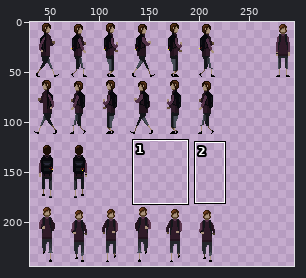
Edited in one commit: pixel-art file (src/LostAndFound.Core/Assets/Images/Player/PlayerAnimations.aseprite). The picture above shows the old version from afar; the outline marks the close-up.
Close-up. Old version:
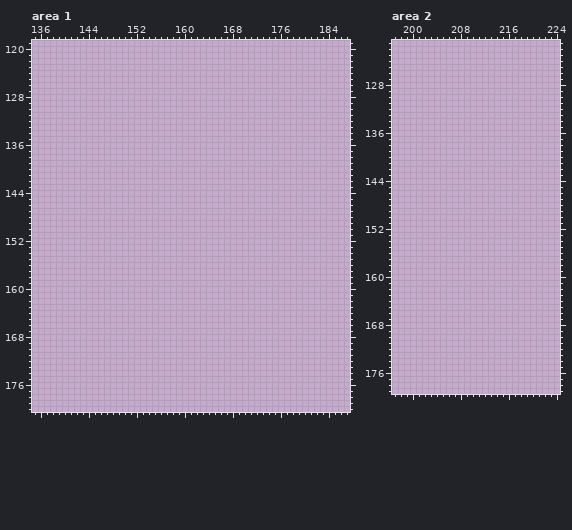
300x300 pixels, 1 frame. Colours within 5 levels of each other are drawn and written as one. Shown: area 1: x 135..187, y 119..180; area 2: x 197..224, y 121..179. The wide view leaves out empty margins. The commit also changed other parts of the picture, which this record leaves out.
The same view after the edit:
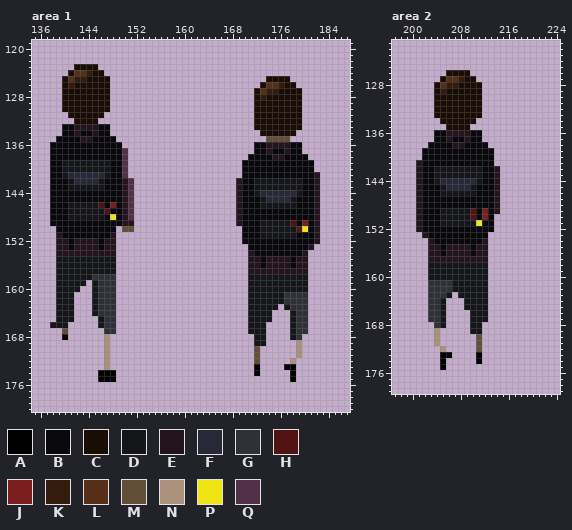
Palette (. is transparent): A #000000  B #08080d  C #1a0d05  D #14161a  E #23141e  F #282838  G #2e3138  H #521313  J #7d1e1e  K #341c0c  L #563016  M #634e38  N #a9917b  P #eee414  Q #523148
Diff:
Area 1:
y 123: x 142..145 .... -> CCCC
y 124: x 141..146 ...... -> CLLKCC
y 125: x 140..147 ........ -> CLKKCCCC; x 174..177 .... -> CCCC
y 126: x 140..147 ........ -> CKCCCCCC; x 173..178 ...... -> CLLKCC
y 127: x 140..147 ........ -> CCCCCCCC; x 172..179 ........ -> CLKKCCCC
y 128: x 140..147 ........ -> CCCCCCCC; x 172..179 ........ -> CKCCCCCC
y 129..130: x 140..147 ........ -> CCCCCCCC; x 172..179 ........ -> CCCCCCCC
y 131: x 141..146 ...... -> CCCCCC; x 172..179 ........ -> CCCCCCCC
y 132: x 142..145 .... -> CCCC; x 172..179 ........ -> CCCCCCCC
y 133: x 140..147 ........ -> BBEEEEBB; x 172..179 ........ -> CCCCCCCC
y 134: x 140..147 ........ -> BBEBBEBB; x 173..178 ...... -> CCCCCC
y 135: x 139..148 .......... -> BBBBEEBBBB; x 174..177 .... -> MMMM
y 136: x 138..149 ............ -> BBBBBBBBBBBB; x 172..179 ........ -> BBEEEEBB
y 137: x 138..150 ............. -> BBBBBBBBBBBBQ; x 172..179 ........ -> BBEBBEBB
y 138: x 138..150 ............. -> BBBBBBBBBBBBQ; x 171..180 .......... -> BBBBEEBBBB
y 139..140: x 138..150 ............. -> BBDDDDDDDDBBQ; x 170..181 ............ -> BBBBBBBBBBBB
y 141: x 138..150 ............. -> BBDFFFFFFDBBQ; x 170..182 ............. -> BBBBBBBBBBBBE
y 142: x 138..151 .............. -> BBBDFFFFDBBBEQ; x 169..182 .............. -> EBBDDDDDDDDBBE
y 143: x 138..151 .............. -> BBBDDDDDDBBBEQ; x 169..182 .............. -> EBBDDDDDDDDBBE
y 144: x 138..151 .............. -> BBBBBBBBBBBBEQ; x 169..182 .............. -> EBBDFFFFFFDBBE
y 145: x 138..151 .............. -> BBBBBBBBBBBBEQ; x 169..182 .............. -> EBBBDFFFFDBBBE
y 146: x 138..151 .............. -> BBBDDDDDHBJBEQ; x 169..182 .............. -> EBBBDDDDDDBBBE
y 147: x 138..151 .............. -> BBBDDDDDDHBBEQ; x 169..182 .............. -> EBBBBBBBBBBBBE
y 148: x 138..151 .............. -> BBBDDDDDDBPBEQ; x 169..182 .............. -> EBBBBBBBBBBBBE
y 149: x 138..151 .............. -> BBBBBBBBBBBBEE; x 169..182 .............. -> EBBBDDDDDHBJBE
y 150: x 139..148 .......... -> BBBBBBBBBB; x 150..151 .. -> MM; x 170..182 ............. -> BBBDDDDDDHPBE
y 151: x 139..148 .......... -> EBBBBBBBBE; x 170..182 ............. -> BBBDDDDDDBBBE
y 152: x 139..148 .......... -> EEBEEEEBEE; x 170..182 ............. -> BBBBBBBBBBBBE
y 153: x 139..148 .......... -> EEBEEEEBEE; x 171..181 ........... -> BBBBBBBBBBE
y 154: x 139..148 .......... -> EEEEEEEEEE; x 171..180 .......... -> EBBBBBBBBE
y 155..156: x 139..148 .......... -> DDDDDDDDDD; x 171..180 .......... -> EEBEEEEBEE
y 157: x 139..148 .......... -> DDDDDDDDDD; x 171..180 .......... -> EEEEEEEEEE
y 158: x 139..148 .......... -> DDDDDDGGGG; x 171..180 .......... -> DDDDDDDDDD
y 159: x 139..143 ..... -> DDDDD; x 145..148 .... -> DGGG; x 171..180 .......... -> DDDDDDDDDD
y 160: x 139..142 .... -> DDDD; x 145..148 .... -> DGGG; x 171..180 .......... -> DDDDDDDDDD
y 161..162: x 139..141 ... -> DDD; x 145..148 .... -> DGGG; x 171..180 .......... -> DDDDDDGGGG
y 163: x 139..141 ... -> DDD; x 145..148 .... -> DGGG; x 171..175 ..... -> DDDDD; x 177..180 .... -> DGGG
y 164: x 139..141 ... -> DDD; x 145..148 .... -> DGGG; x 171..174 .... -> DDDD; x 178..180 ... -> DGG
y 165: x 139..141 ... -> DDD; x 146..148 ... -> DGG; x 171..174 .... -> DDDD; x 178..180 ... -> DGG
y 166: x 138..140 ... -> DDD; x 146..148 ... -> DGG; x 171..173 ... -> DDD; x 178..180 ... -> DGG
y 167: x 140 . -> M; x 147..148 .. -> GG; x 171..173 ... -> DDD; x 178..180 ... -> DGG
y 168: x 140 . -> A; x 147 . -> N; x 172..173 .. -> DD; x 178..179 .. -> DG
y 169: x 147 . -> N; x 172..173 .. -> DD; x 179 . -> N
y 170..171: x 147 . -> N; x 172 . -> M; x 179 . -> N
y 172: x 147 . -> N; x 172 . -> M; x 178 . -> N
y 173: x 147 . -> N; x 172 . -> A; x 177..178 .. -> AA
y 174: x 146..148 ... -> AAA; x 172 . -> A; x 178 . -> A
y 175: x 146..148 ... -> AAA; x 178 . -> A
Area 2:
y 126: x 206..209 .... -> CCCC
y 127: x 205..210 ...... -> CLLKCC
y 128: x 204..211 ........ -> CLKKCCCC
y 129: x 204..211 ........ -> CKCCCCCC
y 130..133: x 204..211 ........ -> CCCCCCCC
y 134: x 205..210 ...... -> CCCCCC
y 135: x 206..209 .... -> CCCC
y 136: x 204..211 ........ -> BBEEEEBB
y 137: x 204..211 ........ -> BBEBBEBB
y 138: x 203..212 .......... -> BBBBEEBBBB
y 139..140: x 202..213 ............ -> BBBBBBBBBBBB
y 141: x 201..213 ............. -> EBBBBBBBBBBBB
y 142..143: x 201..214 .............. -> EBBDDDDDDDDBBE
y 144: x 201..214 .............. -> EBBDFFFFFFDBBE
y 145: x 201..214 .............. -> EBBBDFFFFDBBBE
y 146: x 201..214 .............. -> EBBBDDDDDDBBBE
y 147..148: x 201..214 .............. -> EBBBBBBBBBBBBE
y 149: x 201..214 .............. -> EBBBDDDDDHBJBE
y 150: x 201..213 ............. -> EBBBDDDDDHBJB
y 151: x 201..213 ............. -> EBBBDDDDDDPBB
y 152: x 201..213 ............. -> EBBBBBBBBBBBB
y 153: x 202..212 ........... -> EBBBBBBBBBB
y 154: x 203..212 .......... -> EBBBBBBBBE
y 155..156: x 203..212 .......... -> EEBEEEEBEE
y 157: x 203..212 .......... -> EEEEEEEEEE
y 158..160: x 203..212 .......... -> DDDDDDDDDD
y 161..162: x 203..212 .......... -> GGGGDDDDDD
y 163: x 203..206 .... -> GGGD; x 208..212 ..... -> DDDDD
y 164..165: x 203..205 ... -> GGD; x 209..212 .... -> DDDD
y 166..167: x 203..205 ... -> GGD; x 210..212 ... -> DDD
y 168: x 204..205 .. -> GD; x 210..211 .. -> DD
y 169: x 204 . -> N; x 210..211 .. -> DD
y 170..171: x 204 . -> N; x 211 . -> M
y 172: x 205 . -> N; x 211 . -> M
y 173: x 205..206 .. -> AA; x 211 . -> A
y 174: x 205 . -> A; x 211 . -> A
y 175: x 205 . -> A
Changed places in both close-ups, as pixel boxes (x1, y1, x2, y2):
added: (50, 64, 134, 382)
added: (236, 76, 320, 382)
added: (416, 70, 500, 370)
